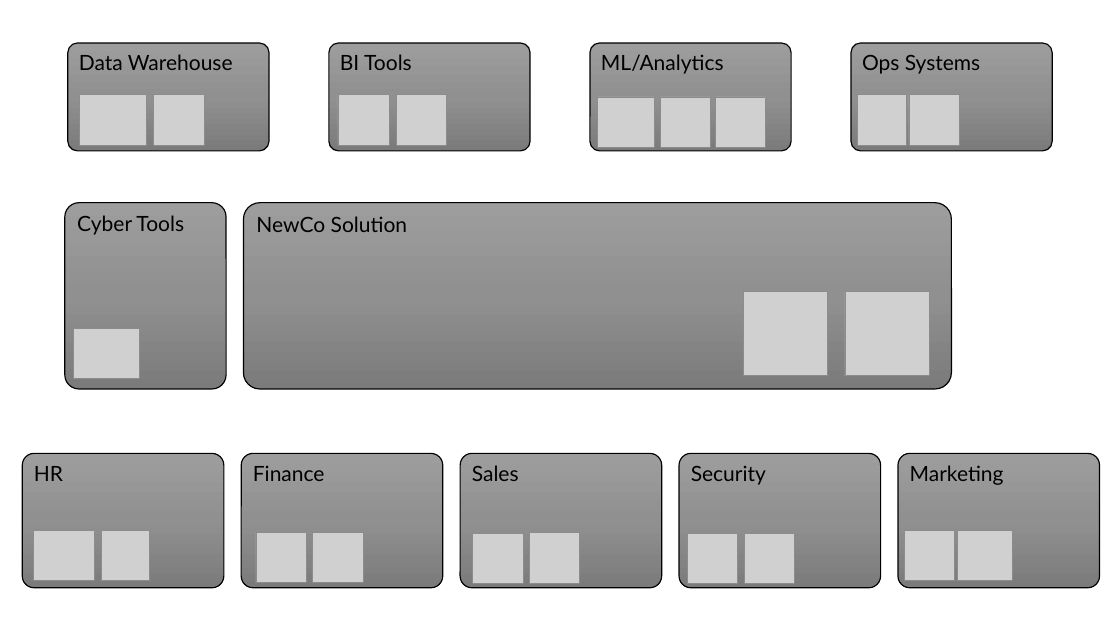
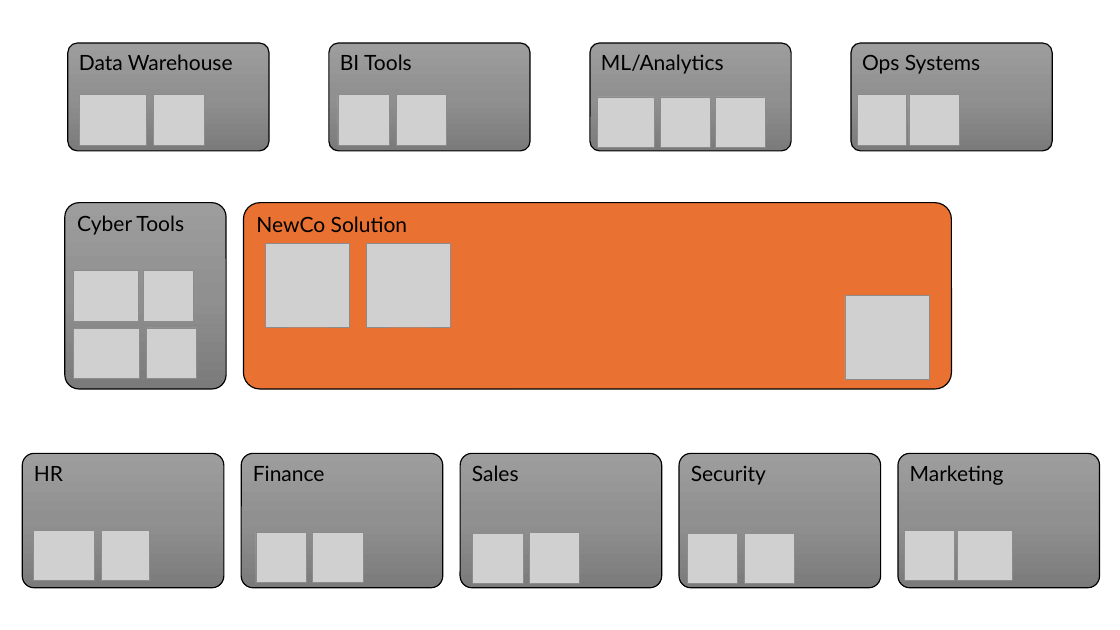
Before and after one commit to ryan-miles/stellationharness, a slide deck: slide 1 of BizPlan.pptx (slide 2 before the commit). Drawn at 1120x630 pixels with LibreOffice and Linux fonts; fonts in the diff are those of the drawing; grey boxes stand for pictures. Boxes give left, top, right and bottom in pixels: in the first picture for what was removed or moved away, otherwise in the second. Text is boxed around its words. In the diff, an @@ line names an element or a change of style, - is before the commit and + after.

```diff
--- a/BizPlan.pptx
+++ b/BizPlan.pptx
@@ rounded rectangle "NewCo Solution" at [244, 202, 952, 389]: fill gradient #9D9D9D to #909090 to #7C7C7C to #E97132 @@
@@ picture: place and size @@
-picture at [744, 292, 828, 376]
+picture at [266, 243, 350, 327]
@@ picture: place and size @@
-picture at [845, 292, 929, 376]
+picture at [367, 243, 451, 327]
@@ picture added at [74, 271, 139, 321] @@
@@ picture added at [143, 271, 193, 321] @@
@@ picture added at [845, 296, 930, 380] @@
@@ picture added at [146, 329, 197, 379] @@
```
Also in this commit, not shown: 1 slide added, 23 other files.
